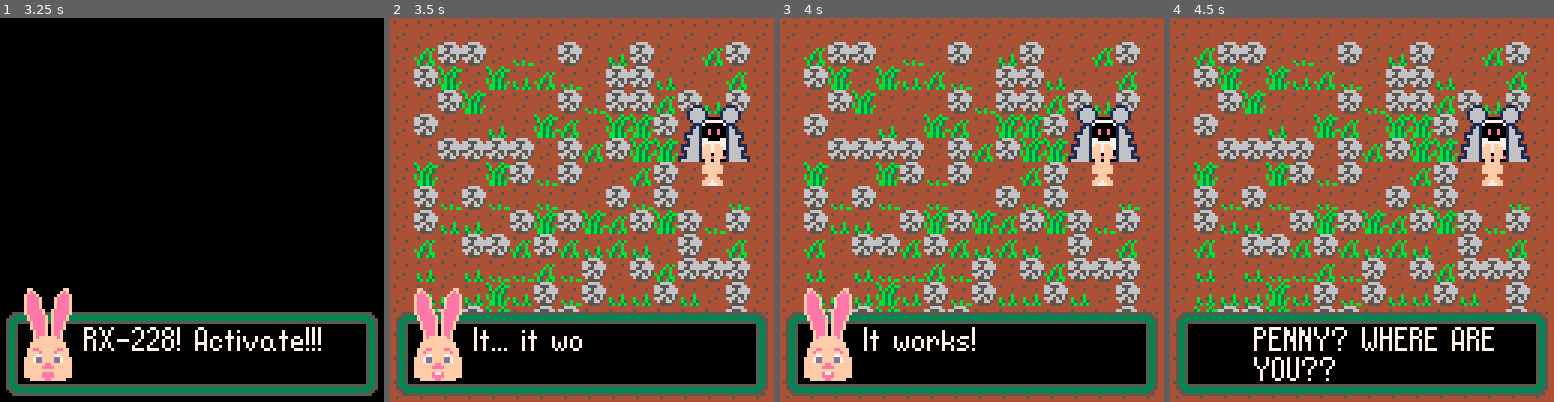
Above: before the commit, frames 1-4 (left to right).
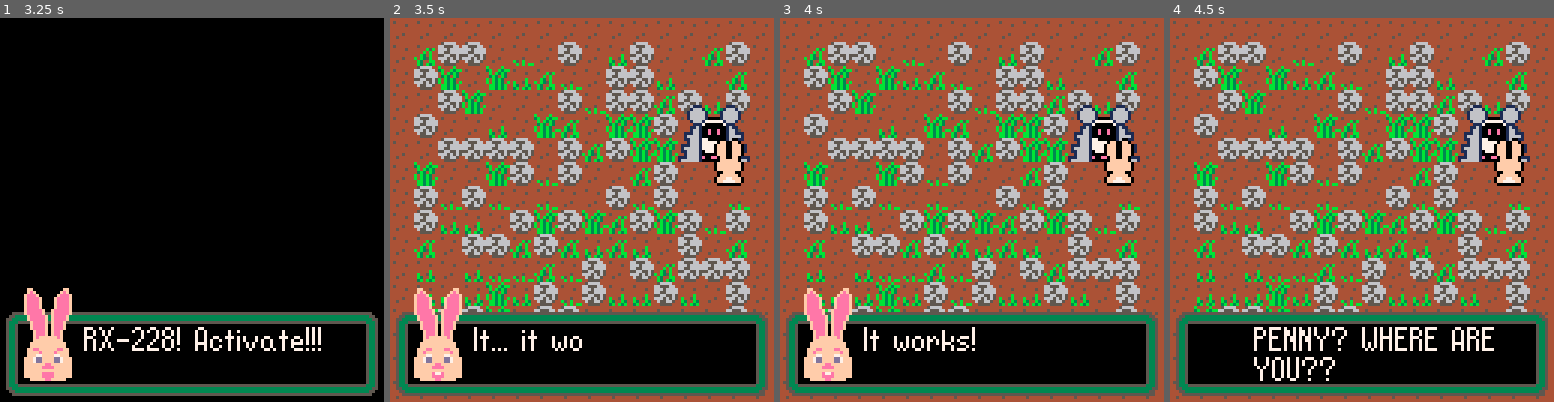
Above: after the commit, the same moments.

Repository: DeCarabas/pico_carts
Game: PICO-8 cartridge robo.p8
Two runs of this game, one before a commit and one after it. Both use one fixed random seed, a clock stepped at 60 frames per second and the inputs below.
Inputs:
- Up to frame 1 (3.25 s): tap X (X key) at 0.33, 1.07, 1.85, 2.97 s; tap O (Z key) at 0.7, 1.7, 2.1, 2.5, 2.9 s; hold Right 1.6-2.1 s; hold Up 2.15-2.42 s; hold Right 2.47-3.03 s; hold Left from 3.08 s (still down)
- Up to frame 2 (3.5 s): keep holding Left; tap O (Z key) at 3.3 s
- Up to frame 3 (4 s): release Left at 3.58 s; hold Down 3.63-3.97 s; tap O (Z key) at 3.7 s
- Up to frame 4 (4.5 s): hold Right from 4.02 s (still down); tap X (X key) at 4.08 s; tap O (Z key) at 4.1 s

Frame 1 is identical in both runs. In frame 2, 1.1% of the frame differs, in the area x 81-93%, y 31-44%; in frame 3, 1.1%; in frame 4, 1.1%.

Commit message:
Outline penny

Diff:
--- a/robo.p8
+++ b/robo.p8
@@ -2075,20 +2075,35 @@
 
 function penny:draw()
    if self.x ~= nil then
-      local base,w,f,m=74,1,false,16
-      if self.d == 1 then
-         base=76 w=2 m=1
-      elseif self.d==-1 then
-         base=76 w=2 m=1 f=true
-      elseif self.d==2 then
-         base=75
-      end
-      spr(
-         base + (self.frame * m),
-         self.x - 4,
-         self.y - 16,
-         w, 2,
+      local f,sy,sh,sx,sw=false,32,16
+      if self.d==0 or self.d==2 then
+         sx,sw=72,10
+         if self.d==2 then
+            sy+=sh
+         end
+         if self.frame>=1 then
+            sx+=sw
+         end
+      else
+         if self.frame<1 then
+            sx,sw=92,12
+         else
+            sx,sw=105,18
+         end
+         if self.d==-1 then
+            f=true
+         end
+      end
+
+      palt(0, false)
+      palt(12, true)
+      sspr(
+         sx,sy,sw,sh,
+         self.x,---(sw/2),
+         self.y-16,
+         sw,sh,
          f)
+      palt()
    end
 end
 
Not shown, changed: 33 lines of the sprite sheet (__gfx__) section of robo.p8
